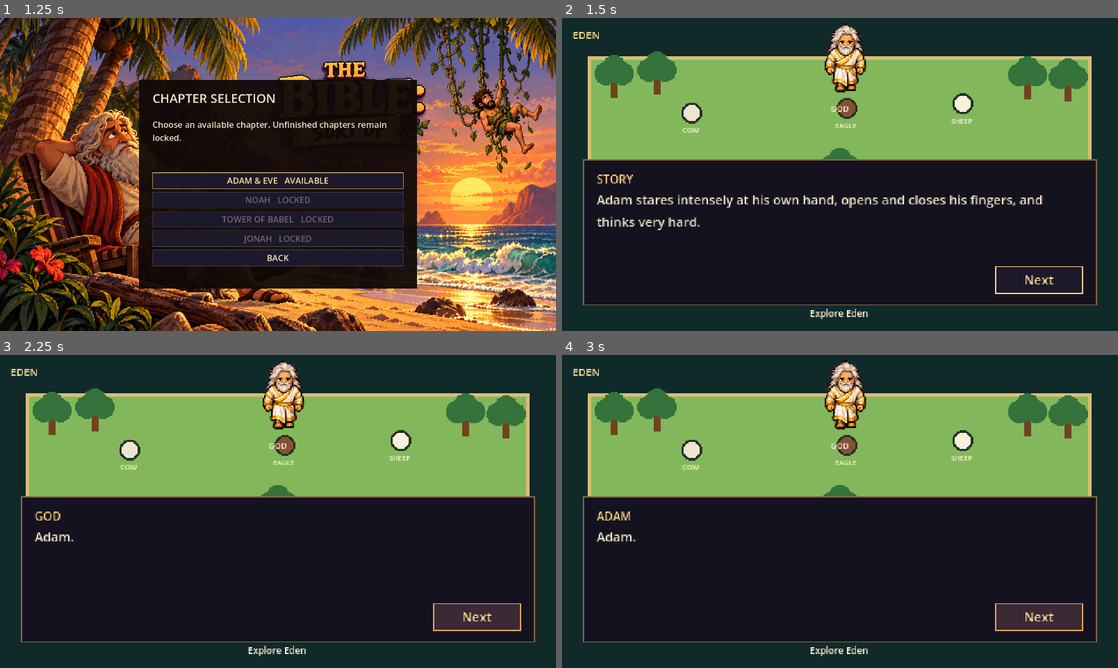
Above: before the commit, frames 1-4 (two rows, left to right).
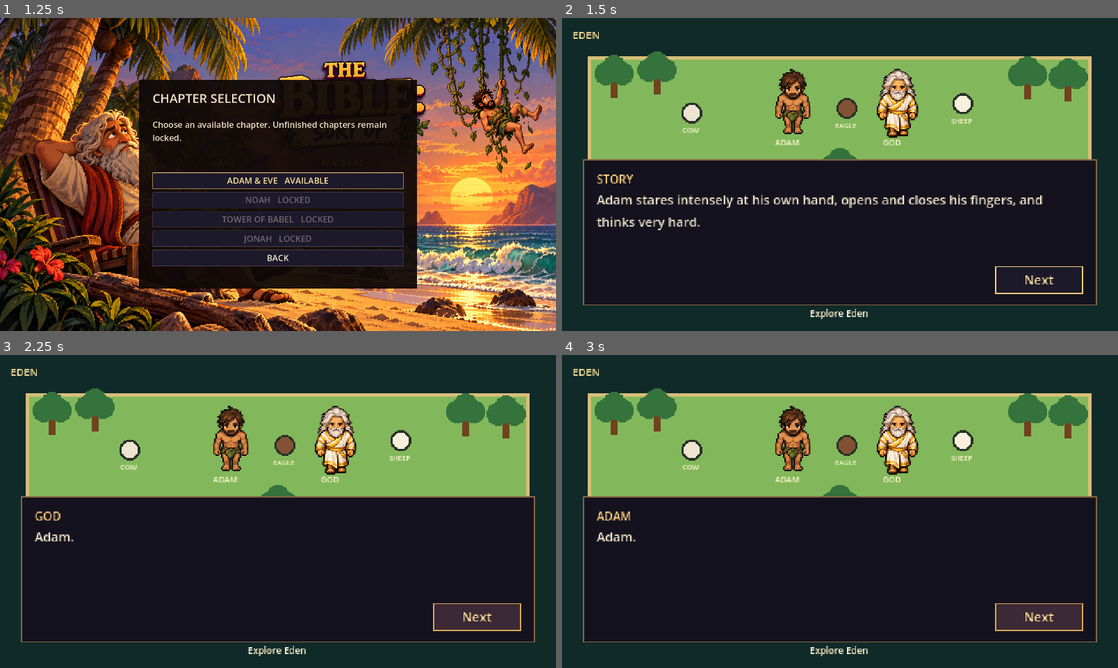
Above: after the commit, the same moments.

Repository: badmrfrosty313/the-bible-sort-of
Game: Godot game, scene res://app/boot.tscn
Two runs of this game, one before a commit and one after it. Both use one fixed random seed, a clock stepped at 60 frames per second and the inputs below.
Inputs (mouse positions are in pixels of both pictures, inside the frame that each line leads up to):
- Up to frame 1 (1.25 s): tap Enter (ui_accept) at 0.5, 0.77 s; move the mouse to (400, 158) at 0.52 s; hold Right (ui_right) from 0.53 s (still down); tap E at 0.6 s; click (400, 158) at 0.67 s
- Up to frame 2 (1.5 s): release Right (ui_right) at 1.25 s; click "ADAM & EVE AVAILABLE" at 1.25 s
- Up to frame 3 (2.25 s): click "Next" at 2 s
- Up to frame 4 (3 s): click "Next" at 2.75 s

Frame 1 is identical in both runs. In frame 2, 3.4% of the frame differs, in the area x 38-65%, y 1-41%; in frame 3, 3.4%; in frame 4, 3.4%.

Commit message:
Keep Eden actors visible and covered with directional follower movement

Diff:
--- a/characters/top_down_actor.gd
+++ b/characters/top_down_actor.gd
@@ -4,15 +4,26 @@
 
 const FRAME_SIZE := Vector2i(64, 64)
 const SHEETS := {
-	&"adam": preload("res://art/characters/adam/adam_leaves_walk.png"),
-	&"eve": preload("res://art/characters/eve/eve_leaves_walk.png"),
-	&"god": preload("res://art/characters/god/god_walk.png"),
+	&"adam": "res://art/characters/adam/adam_leaves_walk.png",
+	&"eve": "res://art/characters/eve/eve_leaves_walk.png",
+	&"god": "res://art/characters/god/god_walk.png",
 }
 const DIRECTIONS := [&"down", &"left", &"right", &"up"]
+enum Presentation { PRE_FALL_MODESTY, POST_FALL_CENSOR, LEAVES }
+# All conceptual states use approved covered leaf sheets until dedicated art exists.
+var presentation: Presentation = Presentation.PRE_FALL_MODESTY
+var rendered_presentation: Presentation = Presentation.LEAVES
+var fallback_active := false
 
 @export var speed: float = 70.0
 @export var display_name: String = "ADAM"
-@export var role: StringName = &"adam"
+@export var role: StringName = &"adam":
+	set(value):
+		role = value
+		if is_inside_tree():
+			_ensure_sprite_sheet()
+			_update_animation()
+			queue_redraw()
 
 var movement_enabled := true
 var facing := Vector2.DOWN
@@ -21,6 +32,7 @@
 var _sprite: AnimatedSprite2D
 
 func _ready() -> void:
+	z_index = 1
 	_ensure_sprite_sheet()
 	_update_animation()
 
@@ -28,6 +40,7 @@
 	_intent = intent.limit_length(1.0)
 	if not _intent.is_zero_approx():
 		facing = _intent.normalized()
+	_update_animation()
 
 func _physics_process(_delta: float) -> void:
 	_ensure_sprite_sheet()
@@ -49,8 +62,12 @@
 		_sprite.position = Vector2(0, -22)
 		_sprite.texture_filter = CanvasItem.TEXTURE_FILTER_NEAREST
 		add_child(_sprite)
-	var texture := SHEETS.get(role) as Texture2D
+	var path: String = SHEETS.get(role, "")
+	var texture := RuntimeTexture.load_texture(path, Vector2i(256, 256)) if not path.is_empty() else null
+	fallback_active = texture == null
+	queue_redraw()
 	if texture == null:
+		push_warning("ACTOR ART FAILURE: " + display_name + " (" + String(role) + ") — covered placeholder retained")
 		_sprite.hide()
 		return
 	var frames := SpriteFrames.new()
@@ -73,6 +90,7 @@
 	var frame := AtlasTexture.new()
 	frame.atlas = texture
 	frame.region = Rect2(column * FRAME_SIZE.x, row * FRAME_SIZE.y, FRAME_SIZE.x, FRAME_SIZE.y)
+	frame.filter_clip = true
 	return frame
 
 func _update_animation() -> void:
@@ -91,4 +109,11 @@
 	return "down" if facing.y >= 0.0 else "up"
 
 func _draw() -> void:
-	draw_string(ThemeDB.fallback_font, Vector2(-17, 26), display_name, HORIZONTAL_ALIGNMENT_CENTER, 34, 7, Color("#fff4d5"))
+	if fallback_active:
+		draw_circle(Vector2(0, -22), 7, Color("#e1ae77"))
+		draw_rect(Rect2(-9, -15, 18, 18), Color("#eee5d1") if role == &"god" else Color("#315f2d"))
+		draw_rect(Rect2(-10, -30, 20, 35), Color("#ffb94a"), false, 2)
+	draw_string(ThemeDB.fallback_font, Vector2(-20, 16), display_name, HORIZONTAL_ALIGNMENT_CENTER, 40, 7, Color("#fff4d5"))
+
+func visible_frame_bounds() -> Rect2:
+	return Rect2(global_position + Vector2(-32, -54), Vector2(64, 64))
--- a/episodes/eden/eden.gd
+++ b/episodes/eden/eden.gd
@@ -66,8 +66,10 @@
 	else:
 		player.set_move_intent(Vector2.ZERO)
 	if follower != null:
-		var target := player.global_position - player.facing * 18.0
-		follower.global_position = follower.global_position.lerp(target, 0.12)
+		var offset := player.global_position - follower.global_position
+		follower.set_move_intent(offset.normalized() * minf((offset.length() - 28.0) / 12.0, 1.0) if offset.length() > 30.0 and not dialogue.active else Vector2.ZERO)
+		follower.z_index = 2 if follower.position.y > player.position.y else 1
+		player.z_index = 1 if follower.position.y > player.position.y else 2
 	queue_redraw()
 
 func _unhandled_input(event: InputEvent) -> void:
@@ -166,6 +168,8 @@
 
 func _begin_intro() -> void:
 	intro_playing = true
+	player.position = Vector2(195, 94)
+	god_actor.position = Vector2(285, 94)
 	dialogue_after = &"intro_complete"
 	dialogue.start(_lines([
 		["STORY", "Adam stares intensely at his own hand, opens and closes his fingers, and thinks very hard."],
@@ -193,6 +197,8 @@
 func _on_dialogue_finished() -> void:
 	if dialogue_after == &"intro_complete":
 		intro_playing = false
+		player.position = Vector2(240, 205)
+		god_actor.position = Vector2(240, 55)
 		dialogue_after = &""
 		_commit(CHECKPOINT_EDEN, {})
 		_update_objective()
@@ -249,6 +255,7 @@
 		if count >= 2:
 			god_in_garden = false
 			interactables["god"].visible = false
+			god_actor.hide()
 		if count == ANIMALS.size():
 			serpent_unlocked = true
 			interactables["serpent"].visible = true
@@ -329,7 +336,7 @@
 	player.display_name = "EVE"
 	if follower == null:
 		follower = _make_actor(&"adam", "ADAM", player.position + Vector2(-16, 12))
-		follower.movement_enabled = false
+		follower.speed = player.speed + 8.0
 		add_child(follower)
 	if eve_named.size() >= 2:
 		god_in_garden = false
@@ -351,6 +358,8 @@
 	follower.display_name = "EVE"
 	follower.global_position = eve_position
 	role = &"adam"
+	player.presentation = TopDownActor.Presentation.POST_FALL_CENSOR
+	follower.presentation = TopDownActor.Presentation.LEAVES
 	queue_redraw()
 
 func _open_serpent() -> void:
@@ -374,6 +383,7 @@
 	if not fall_started or adam_clothed:
 		return
 	adam_clothed = true
+	player.presentation = TopDownActor.Presentation.LEAVES
 	inventory.visible = false
 	_commit(CHECKPOINT_LEAVES, {"eden_adam_clothed": true})
 	dialogue.start(_lines([
